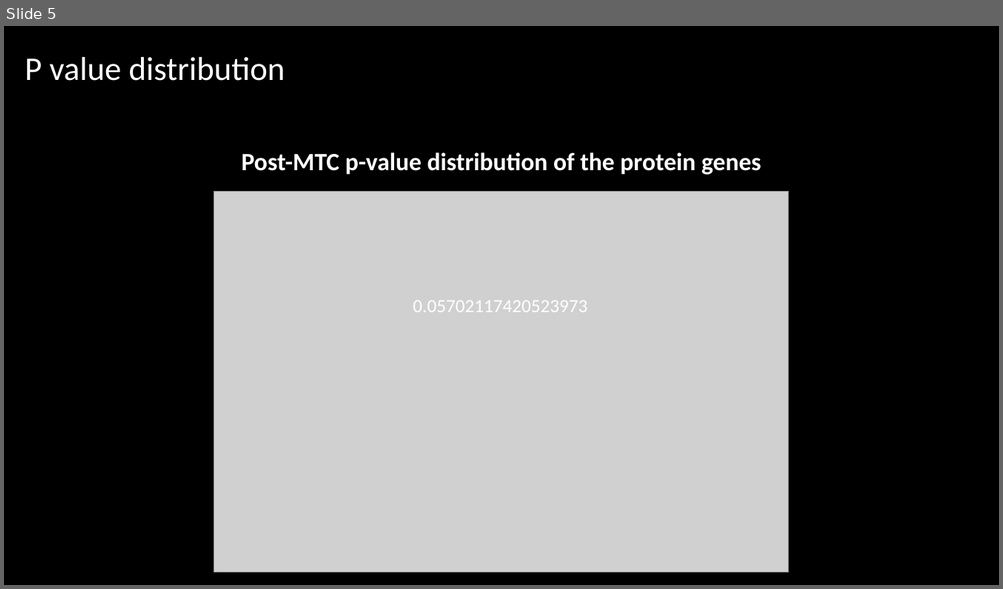
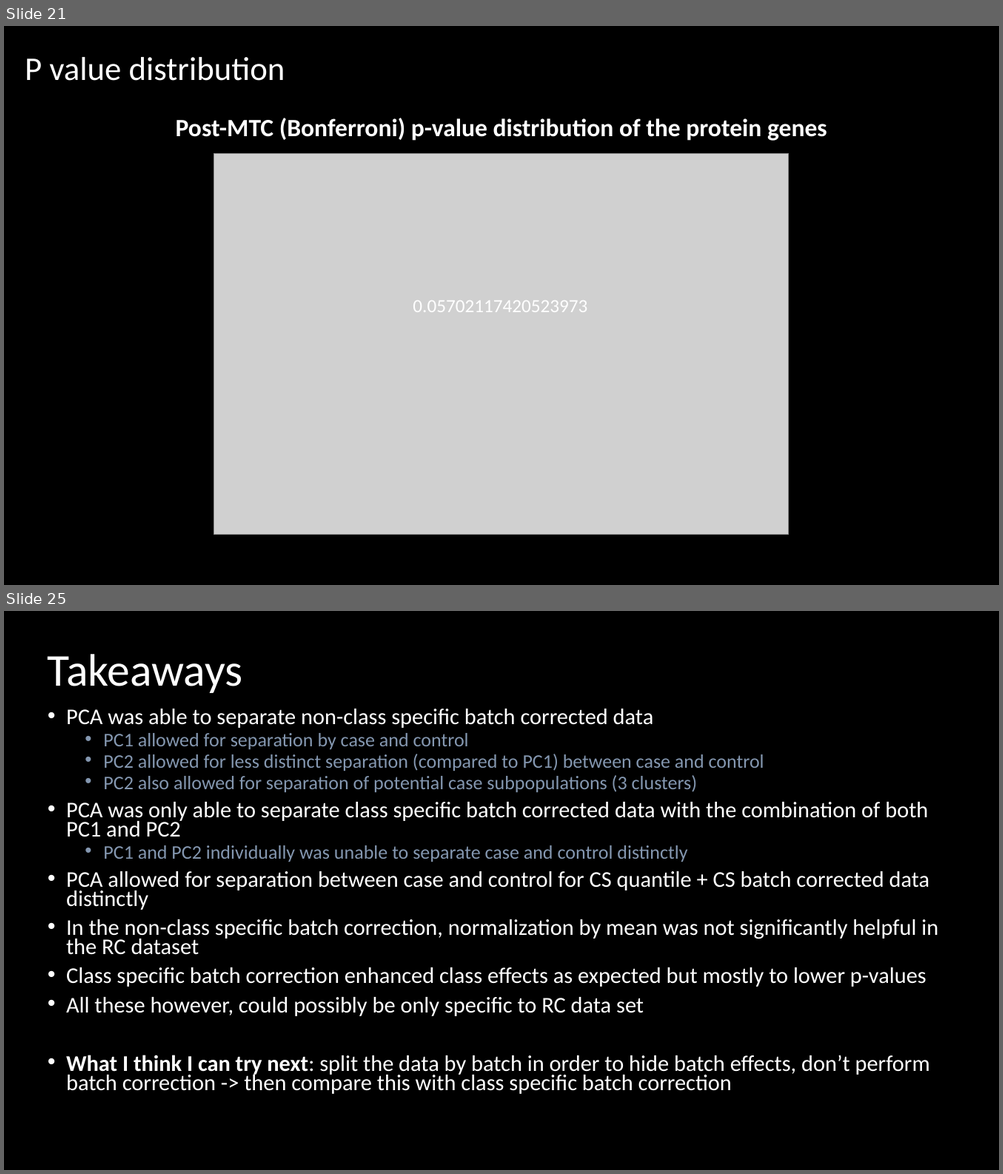
Before and after one commit to kaipengl/researchexperiencebs9001, a slide deck: Results Deck.pptx. Shown one above the other, each under a label of ours: slide 5 before the commit, slides 21 and 25 after it; the slides between them are not shown. The pictures are 1003x589 and 1003x1174 pixels, drawn with LibreOffice and Linux fonts; fonts in the diff are those of the drawing; grey boxes stand for pictures. Boxes give left, top, right and bottom in pixels: in the first picture for what was removed or moved away, otherwise in the second. Text is boxed around its words. In the diff, an @@ line names an element or a change of style, - is before the commit and + after.

```diff
--- a/Results Deck.pptx
+++ b/Results Deck.pptx
@@ slide 25 added at box(4, 611, 999, 1170), background #000000 @@
@@ title added at box(48, 654, 243, 693), 44 pt, text #FFFFFF @@
+Takeaways
@@ text added at box(66, 709, 938, 1094), 21.7 pt, text #FFFFFF @@
+• PCA was able to separate non-class specific batch corrected data
+  • PC1 allowed for separation by case and control
+  • PC2 allowed for less distinct separation (compared to PC1) between case and control
+  • PC2 also allowed for separation of potential case subpopulations (3 clusters)
+• PCA was only able to separate class specific batch corrected data with the combination of both PC1 and PC2
+  • PC1 and PC2 individually was unable to separate case and control distinctly
+• PCA allowed for separation between case and control for CS quantile + CS batch corrected data distinctly
+• In the non-class specific batch correction, normalization by mean was not significantly helpful in the RC dataset
+• Class specific batch correction enhanced class effects as expected but mostly to lower p-values
+• All these however, could possibly be only specific to RC data set
+• What I think I can try next: split the data by batch in order to hide batch effects, don’t perform batch correction -> then compare this with class specific batch correction
@@ what was slide 5 is now slide 21 @@
@@ slide 21 changed as well @@
@@ text at box(176, 118, 827, 141): text changed @@
-Post-MTC p-value distribution of the protein genes
+Post-MTC (Bonferroni) p-value distribution of the protein genes
@@ picture: place and size @@
-picture at box(214, 192, 789, 573)
+picture at box(214, 153, 789, 535)
```
Also in this commit, not shown: 5 other slides changed, 23 other slides added, 9 other files.
